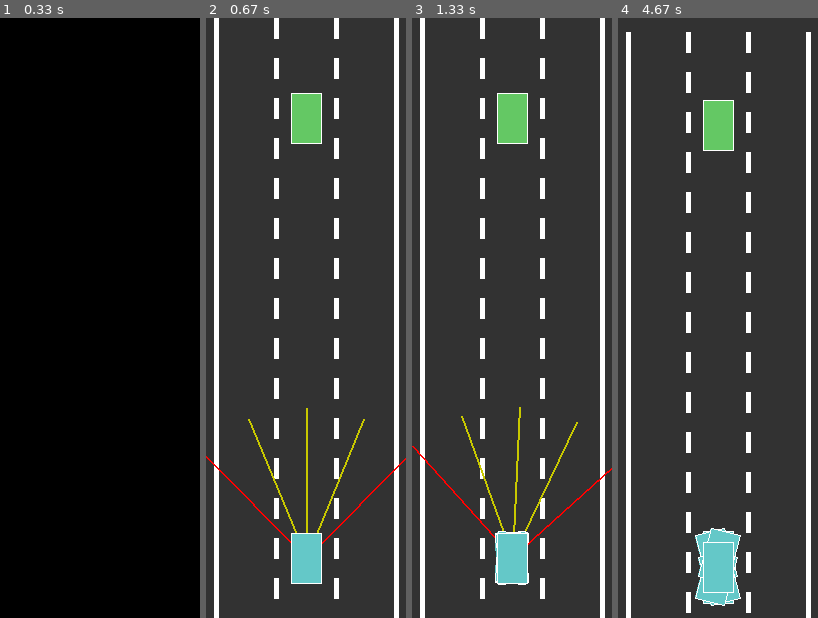
Above: before the commit, frames 1-4 (left to right).
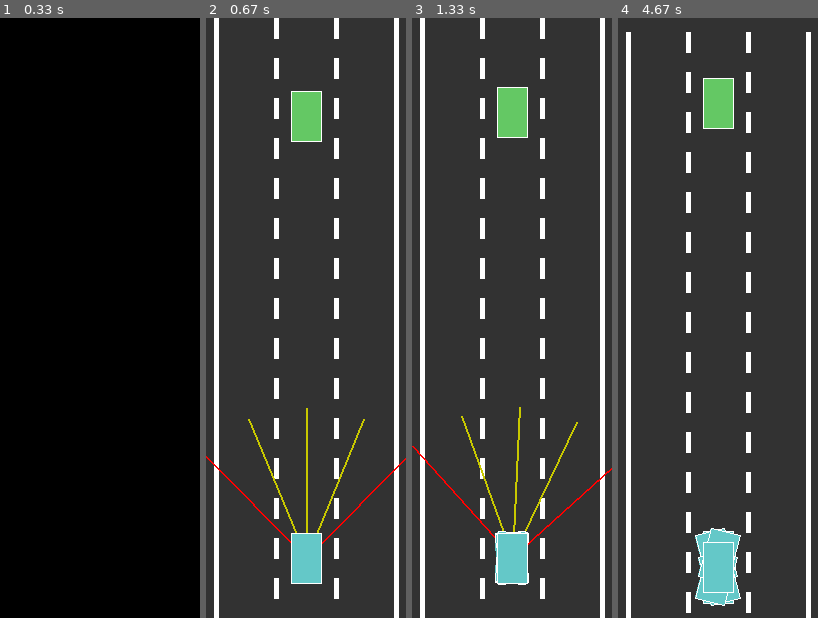
Above: after the commit, the same moments.

Repository: kc-raahi/self-driving-car-sim
Game: pygame game, started from car.py
Two runs of this game, one before a commit and one after it. Both use one fixed random seed, a clock stepped at 60 frames per second and the inputs below.
Inputs:
- Up to frame 1 (0.33 s): no input
- Up to frame 2 (0.67 s): no input
- Up to frame 3 (1.33 s): no input
- Up to frame 4 (4.67 s): no input

Frame 1 is identical in both runs. In frame 2, 0.2% of the frame differs, in the area x 42-58%, y 12-21%; in frame 3, 0.4%; in frame 4, 1.2%, in the area x 42-58%, y 10-23%.

Commit message:
20230725 - tune NN

Diff:
--- a/car.py
+++ b/car.py
@@ -224,10 +224,10 @@
         self.width = CAR_SIZE_X
         self.height = CAR_SIZE_Y
         self.main_car = False
-        self.max_speed = 3 if not self.traffic else -2
+        self.max_speed = 3 if not self.traffic else 2
         self.angle = 0  # degrees
-        self.speed = 0  # if not self.traffic else self.max_speed
-        self.acc = 0.2
+        self.speed = 0 if not self.traffic else self.max_speed * -1
+        self.acc = 0.2 if not self.traffic else 0
         self.center = (self.x + CAR_SIZE_X / 2, self.y + CAR_SIZE_Y / 2)
         self.sensors = Sensor(self)
         self.brain = NeuralNetwork([self.sensors.num_rays, 6, 4])
@@ -253,14 +253,15 @@
 
     # check if the car has hit another car or offroaded
     def assess_damage(self, my_road):
+        a = True
         for pt in self.corners:
             if pt[0] < 0 or pt[0] > SCREEN_WIDTH:
-                return False
+                a = False
 
         for car in my_road.traffic:
             if car_intersection(self.corners, car.corners):
-                return False
-        return True
+                a = False
+        return a
 
     def forward(self):
         self.up = True
